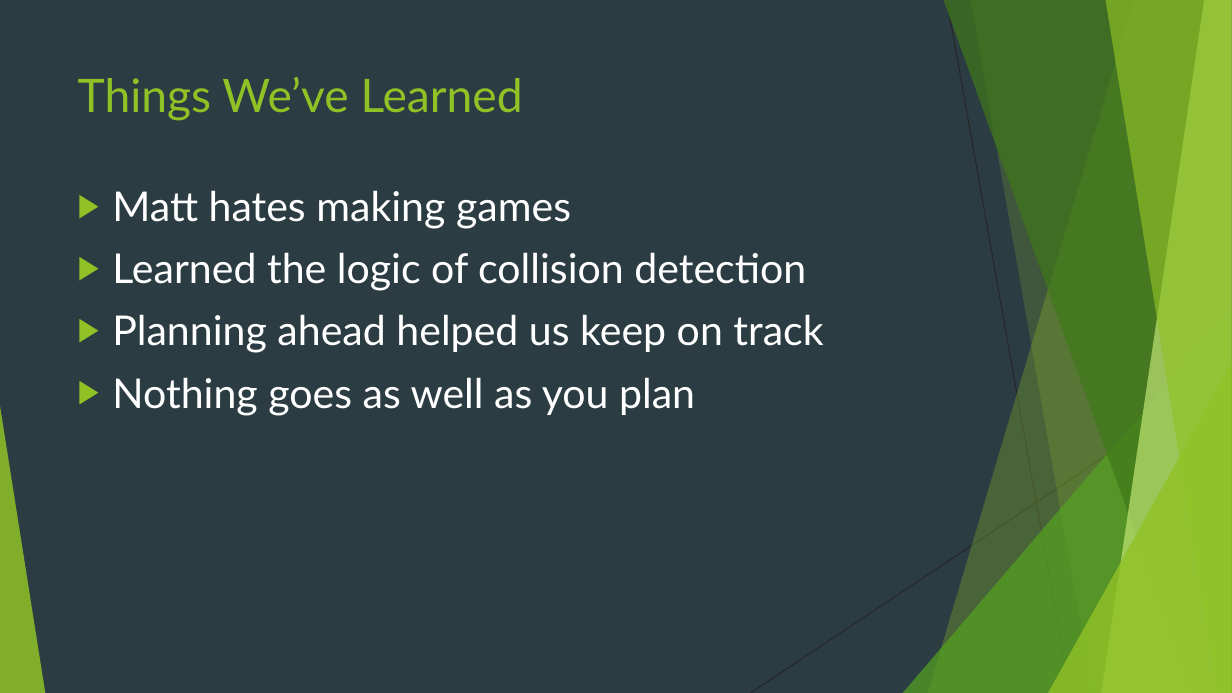
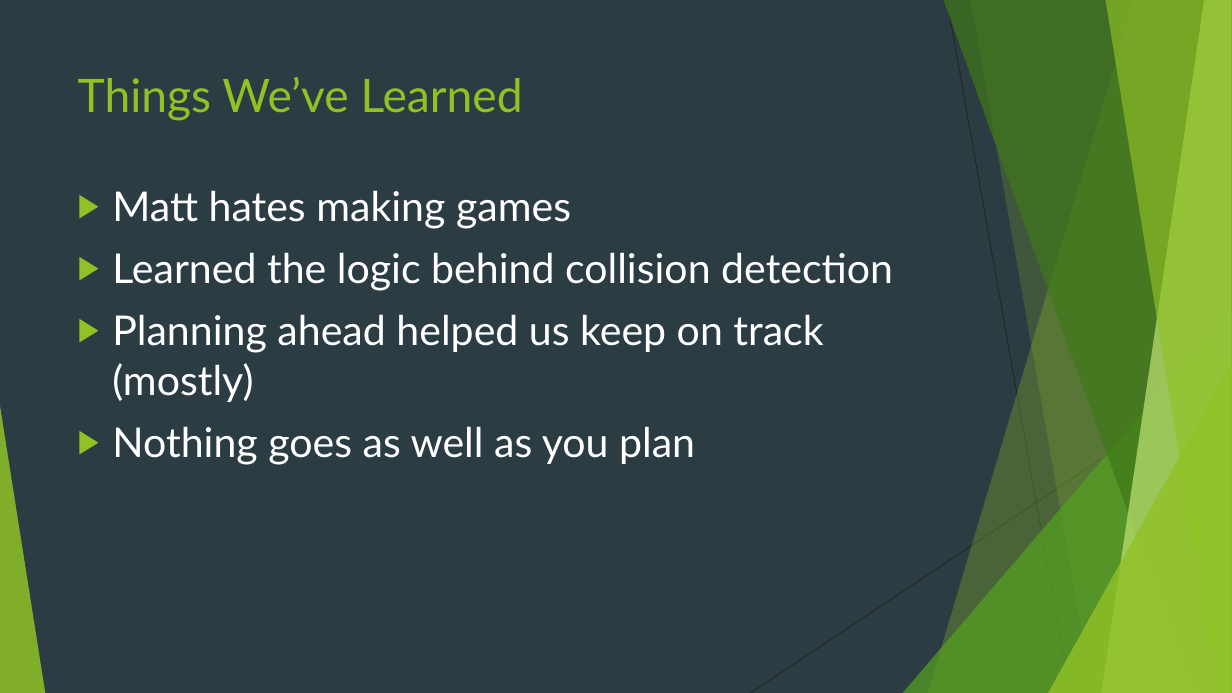
Before and after one commit to goldsteinmt/Tanks, a slide deck: slide 11 of FinalPresentation.pptx (slide 9 before the commit). Drawn at 1232x693 pixels with LibreOffice and Linux fonts; fonts in the diff are those of the drawing. Boxes give left, top, right and bottom in pixels: in the first picture for what was removed or moved away, otherwise in the second. Text is boxed around its words. In the diff, an @@ line names an element or a change of style, - is before the commit and + after.

```diff
--- a/FinalPresentation.pptx
+++ b/FinalPresentation.pptx
@@ text at [112, 252, 893, 402]: text changed @@
-▶ Learned the logic of collision detection
-▶ Planning ahead helped us keep on track
+▶ Learned the logic behind collision detection
+▶ Planning ahead helped us keep on track (mostly)
```
Also in this commit, not shown: 6 slides added, 1 slide removed, 2 other files.
